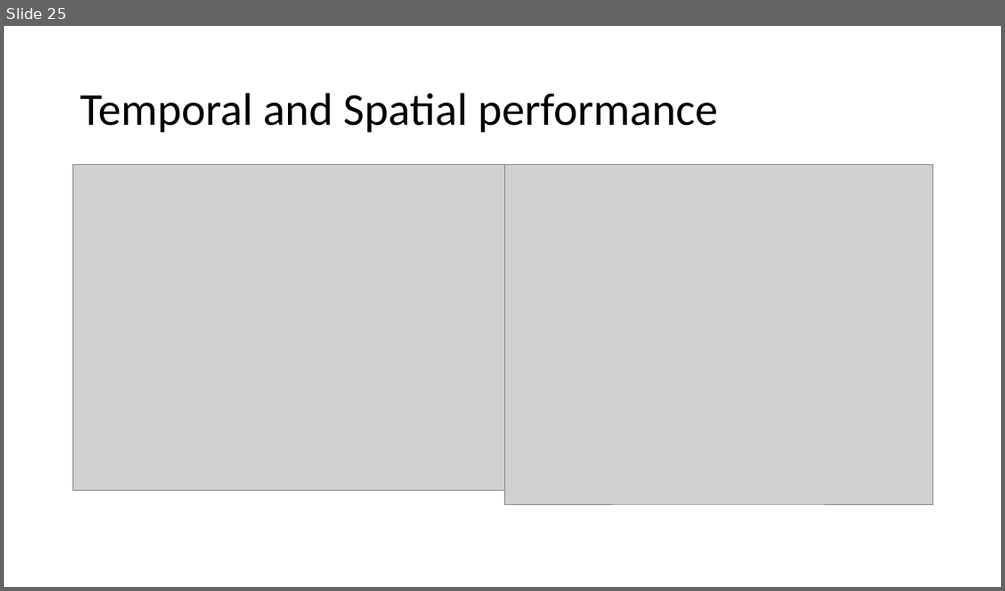
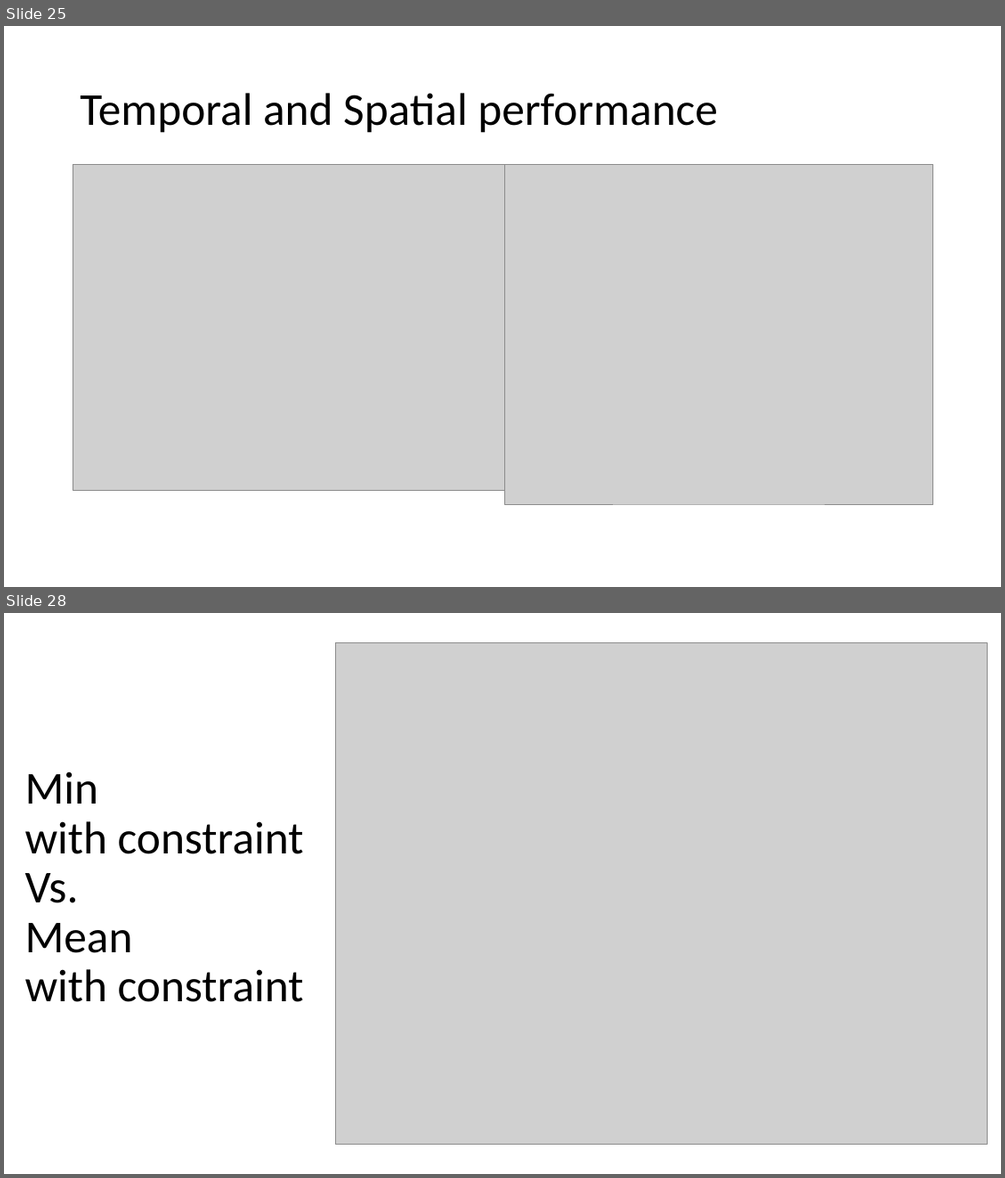
Before and after one commit to OzMashiah/ultra-instinct-modelling, a slide deck: Modeling Results.pptx. Shown one above the other, each under a label of ours: slide 25 before the commit, slides 25 and 28 after it; the slides between them are not shown. The pictures are 1005x591 and 1005x1178 pixels, drawn with LibreOffice and Linux fonts; fonts in the diff are those of the drawing; grey boxes stand for pictures. Boxes give left, top, right and bottom in pixels: in the first picture for what was removed or moved away, otherwise in the second. Text is boxed around its words. In the diff, an @@ line names an element or a change of style, - is before the commit and + after.

Commit message:
added no constraint comparisons

```diff
--- a/Modeling Results.pptx
+++ b/Modeling Results.pptx
@@ slide 28 added at (4, 613, 1001, 1174), background #FFFFFF @@
@@ picture added at (335, 643, 987, 1144) @@
@@ title added at (25, 771, 304, 1002), 44 pt, text #000000 @@
+Min
+with constraint
+Vs.
+Mean
+with constraint
```
Also in this commit, not shown: 1 slide changed, 8 other slides added.
